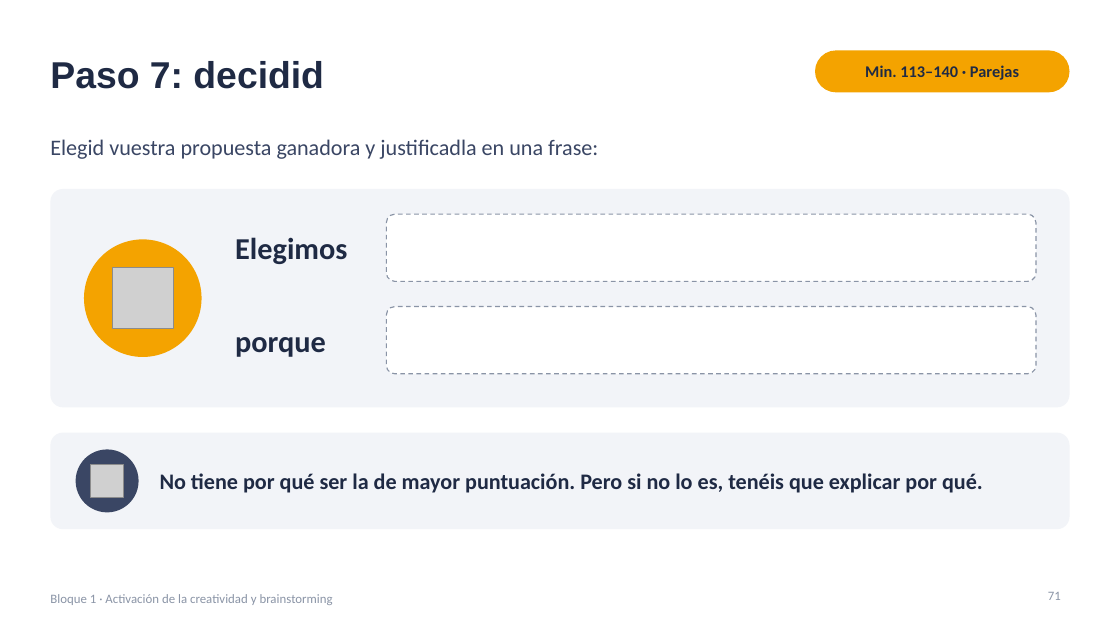
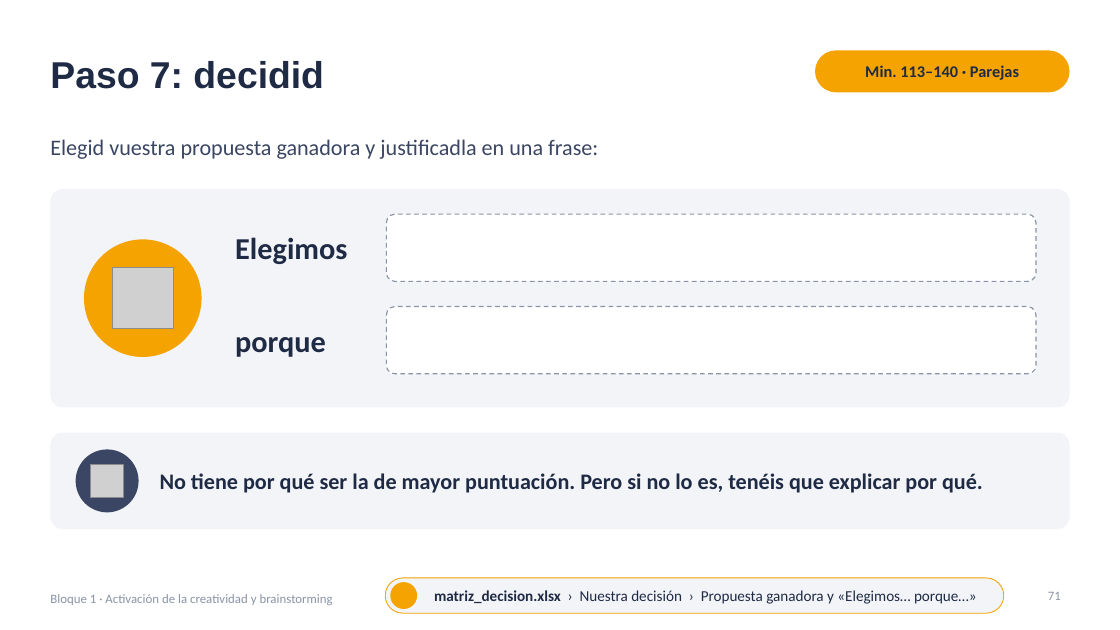
Before and after one commit to jjnieto/creatividad-ofimatica-ia, a slide deck: slide 71 of diapositivas/Curso.pptx. Drawn at 1120x630 pixels with LibreOffice and Linux fonts; fonts in the diff are those of the drawing; grey boxes stand for pictures; background and template pictures are left out. Boxes give left, top, right and bottom in pixels: in the first picture for what was removed or moved away, otherwise in the second. Text is boxed around its words. In the diff, an @@ line names an element or a change of style, - is before the commit and + after.

```diff
--- a/diapositivas/Curso.pptx
+++ b/diapositivas/Curso.pptx
@@ rounded rectangle added at (386, 578, 1004, 613), fill #F2F4F8, outline #F4A300 0.75 pt, 13 pt, text #1F2A44 @@
+matriz_decision.xlsx › Nuestra decisión › Propuesta ganadora y «Elegimos… porque…»
@@ ellipse added at (391, 582, 418, 609), fill #F4A300 @@
```
Also in this commit, not shown: 32 other slides changed, 1 other file.
